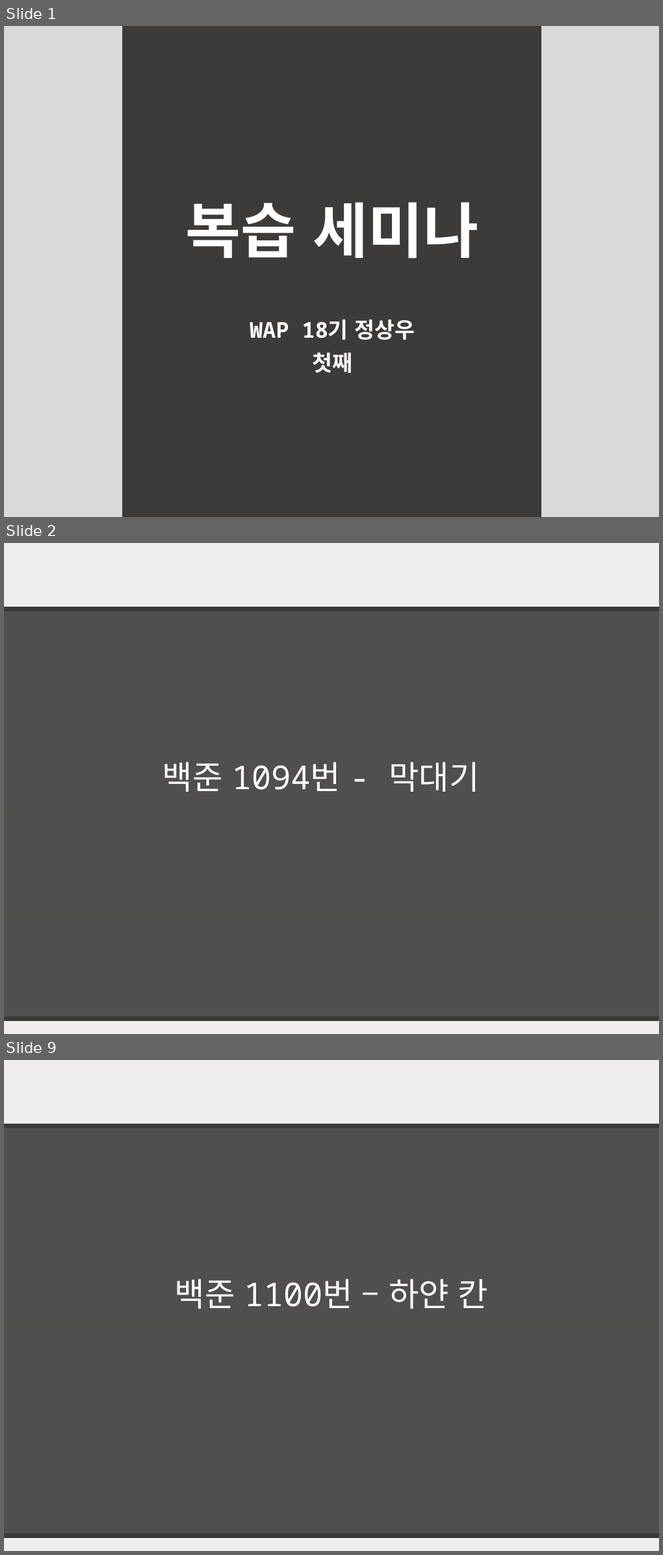
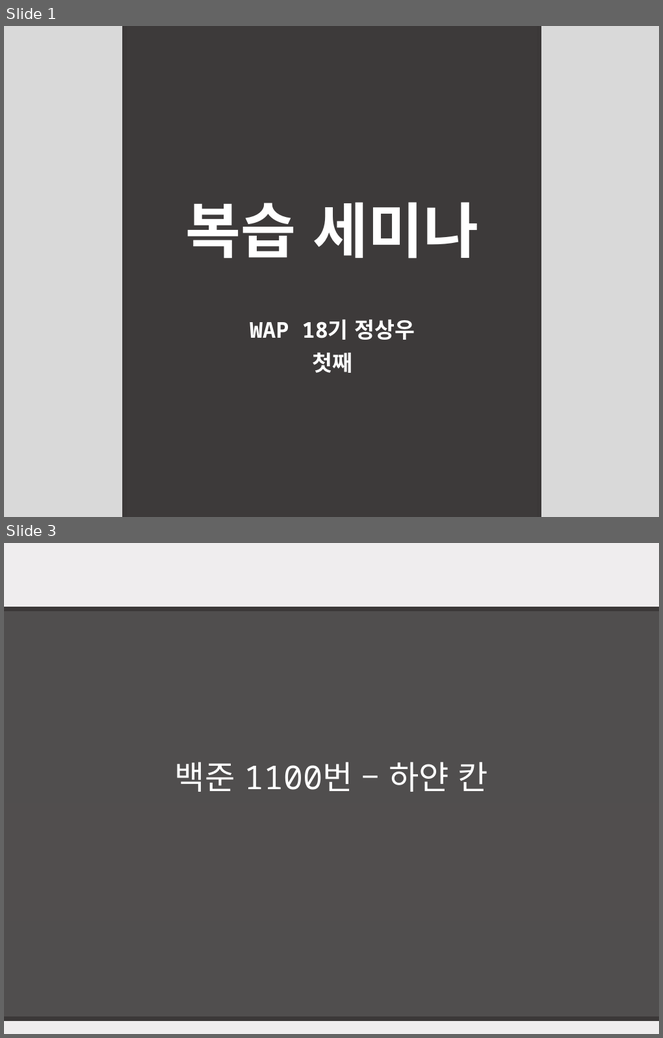
Before and after one commit to pknu-wap/Java-Seminar, a slide deck: 5th week 2.pptx. Shown one above the other, each under a label of ours: slides 1, 2 and 9 before the commit, slides 1 and 3 after it; the slides between them are not shown. The pictures are 663x1555 and 663x1038 pixels, drawn with LibreOffice and Linux fonts; fonts in the diff are those of the drawing; background and template pictures are left out. Boxes give left, top, right and bottom in pixels: in the first picture for what was removed or moved away, otherwise in the second. Text is boxed around its words. In the diff, an @@ line names an element or a change of style, - is before the commit and + after.

```diff
--- a/5th week 2.pptx
+++ b/5th week 2.pptx
@@ slide 2 removed at [4, 543, 659, 1034], background picture (left out); not listed: 2 template elements that a slide beside it also shows @@
@@ text removed at [163, 762, 480, 792] @@
-백준 1094번 - 막대기
@@ what was slide 9 is now slide 3 @@
```
Also in this commit, not shown: 3 slides changed, 5 slides added, 3 other slides removed.
